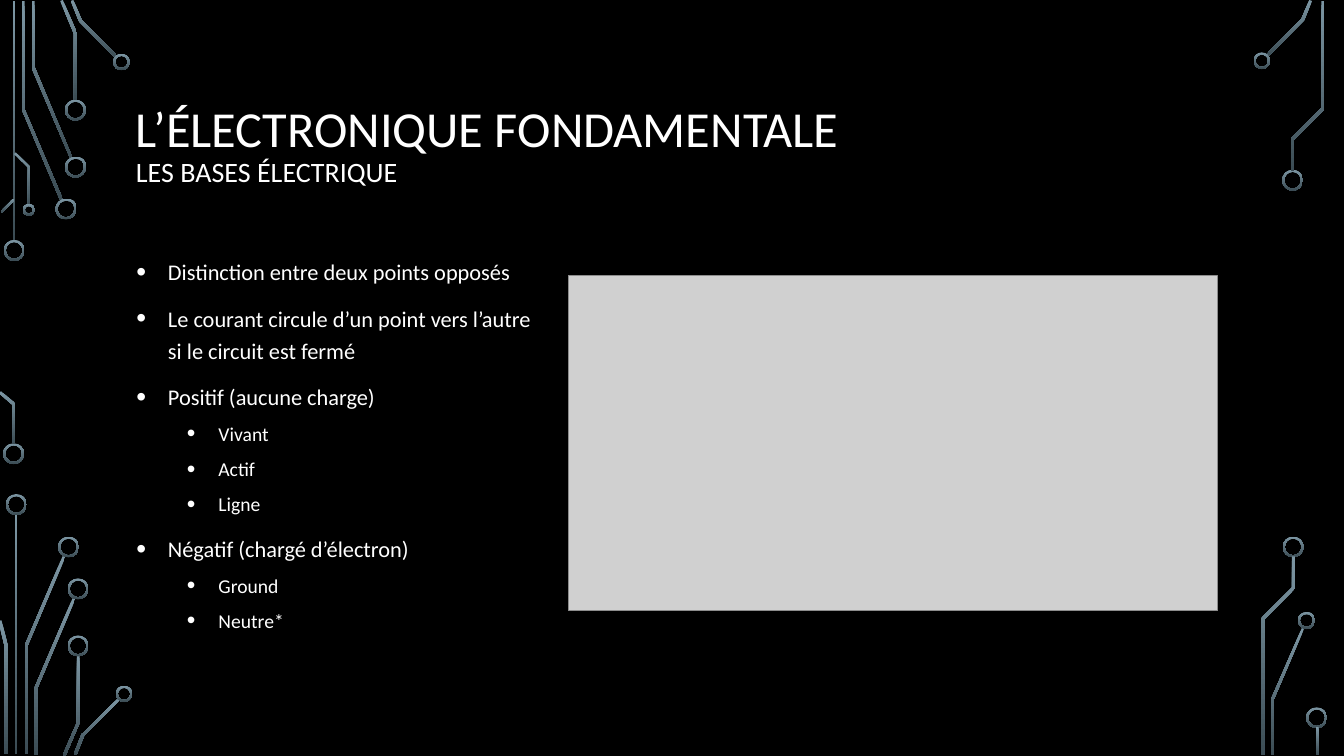
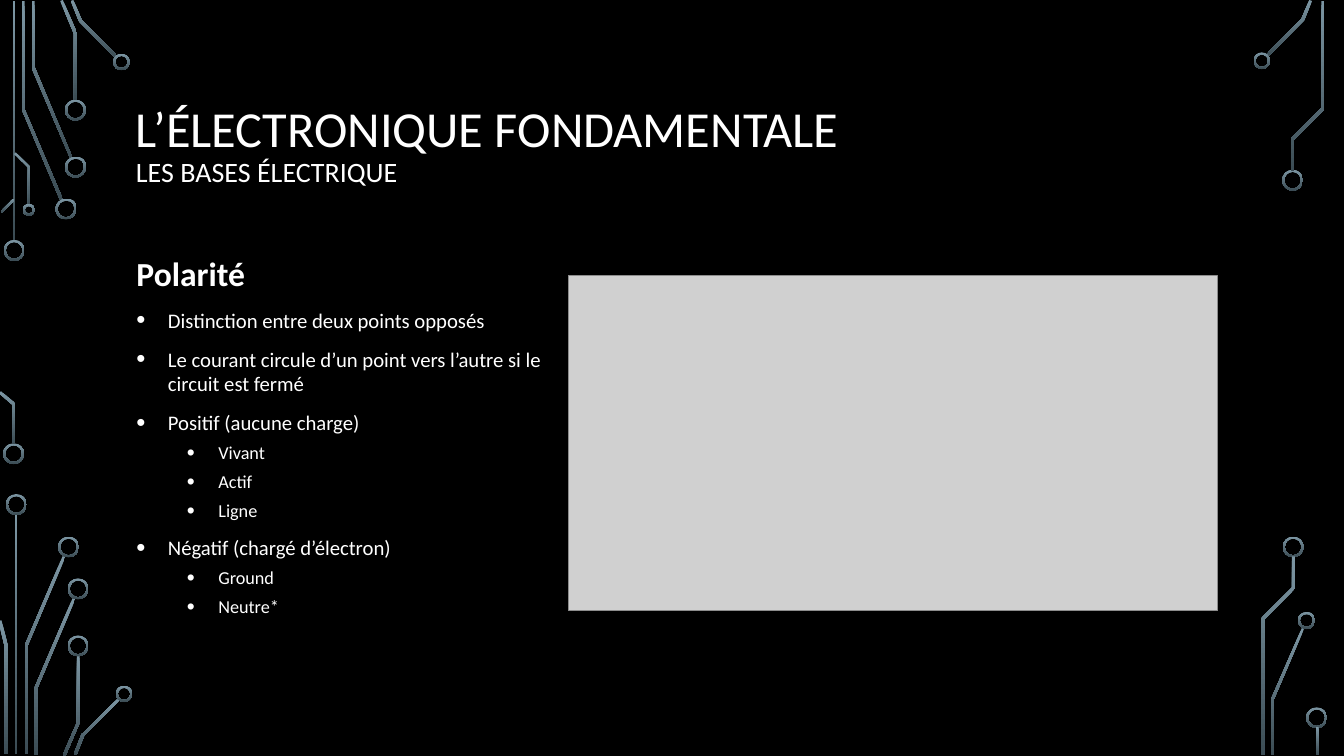
Before and after one commit to charleau/1SH_Veille_Techno, a slide deck: slide 8 of La conception de circuit imprimé.pptx. Drawn at 1344x756 pixels with LibreOffice and Linux fonts; fonts in the diff are those of the drawing; grey boxes stand for pictures; background and template pictures are left out. Boxes give left, top, right and bottom in pixels: in the first picture for what was removed or moved away, otherwise in the second. Text is boxed around its words. In the diff, an @@ line names an element or a change of style, - is before the commit and + after.

```diff
--- a/La conception de circuit imprimé.pptx
+++ b/La conception de circuit imprimé.pptx
@@ text at [136,262,245,287]: paragraph added @@
+Polarité
@@ text at [168,313,541,613]: size 16 to 14.8 pt in "Distinction entre deux points opposés", "Le courant circule d’un point vers l’autre ...", "Positif (aucune charge)", "Négatif (chargé d’électron)"; size 14 to 12.9 pt in "Vivant", "Actif", "Ligne", "Ground" and 1 more places; line spacing 1.2 to 1 @@
```
Also in this commit, not shown: 3 other slides changed, 1 slide added.
